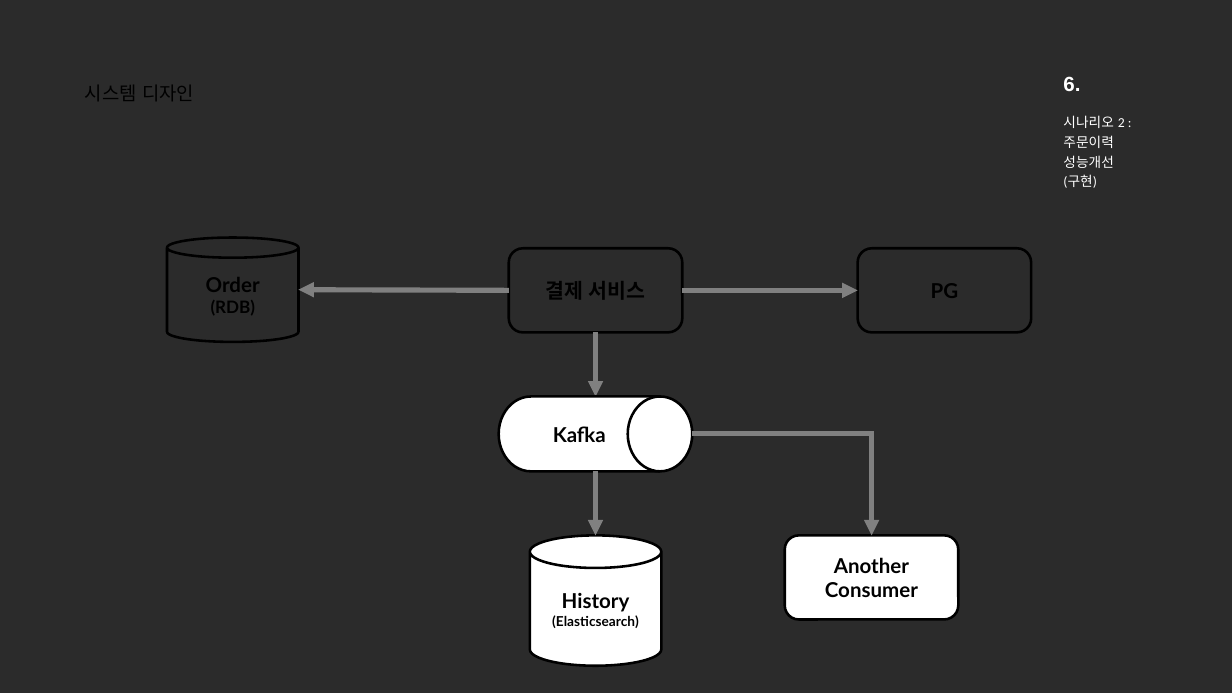
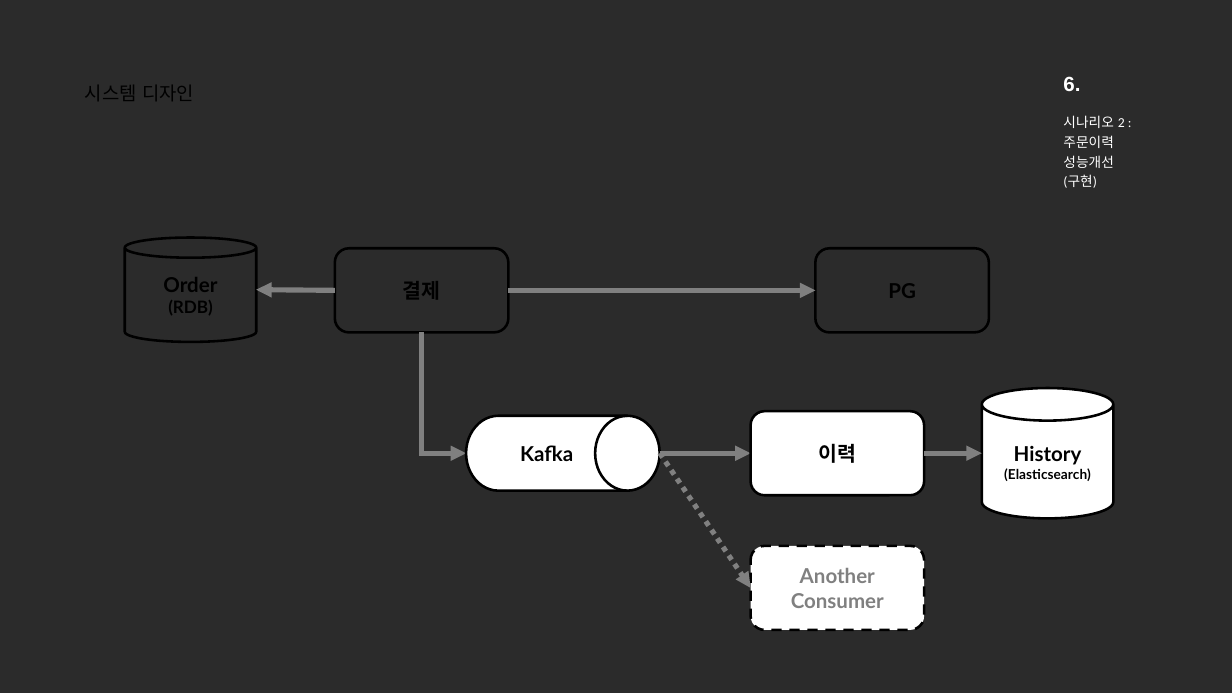
Before and after one commit to nayasis/fastcampus-hyper-webflux, a slide deck: slide 31 of 99.ppt/[Ch4-8. 결제 서비스 기능확장.pptx. Drawn at 1232x693 pixels with LibreOffice and Linux fonts; fonts in the diff are those of the drawing; background and template pictures are left out; a plain dark background stands for a picture behind light text. Boxes give left, top, right and bottom in pixels: in the first picture for what was removed or moved away, otherwise in the second. Text is boxed around its words. In the diff, an @@ line names an element or a change of style, - is before the commit and + after.

```diff
--- a/99.ppt/[Ch4-8. 결제 서비스 기능확장.pptx
+++ b/99.ppt/[Ch4-8. 결제 서비스 기능확장.pptx
@@ cylinder "Order": place and size @@
-cylinder "Order" at [168,238,299,342]
+cylinder "Order" at [124,238,256,342]
@@ rounded rectangle "결제": place and size @@
-rounded rectangle "결제" at [509,249,683,333]
+rounded rectangle "결제" at [335,249,509,333]
@@ rounded rectangle "PG": place and size @@
-rounded rectangle "PG" at [857,249,1031,333]
+rounded rectangle "PG" at [816,249,989,333]
@@ arrow moved from (509, 291) - (298, 290) to (335, 291) - (256, 290) @@
@@ text in rounded rectangle at [403,281,441,299]: text changed @@
-결제 서비스
+결제
@@ arrow moved from (683, 291) - (857, 291) to (509, 291) - (816, 291) @@
@@ arrow moved from (595, 333) - (595, 397) to (421, 333) - (466, 453) @@
@@ arrow (421, 333) - (466, 453): arrow to elbow arrow @@
@@ cylinder "History": place and size @@
-cylinder "History" at [530,536,662,667]
+cylinder "History" at [982,388,1114,519]
@@ flow chart magnetic drum "Kafka": place and size @@
-flow chart magnetic drum "Kafka" at [499,397,692,472]
+flow chart magnetic drum "Kafka" at [466,416,659,492]
@@ rounded rectangle added at [750,411,924,495], fill #FFFFFF, outline #000000 1.5 pt, 12 pt, text #000000, bold @@
+이력
@@ elbow arrow removed from (692, 434) to (871, 536) @@
@@ arrow moved from (595, 472) - (595, 536) to (660, 453) - (750, 453) @@
@@ arrow added from (660, 453) to (750, 588), #808080 3 pt dashed @@
@@ arrow added from (924, 453) to (982, 453), #808080 3 pt @@
@@ rounded rectangle "Another": place and size @@
-rounded rectangle "Another" at [785,536,958,620]
+rounded rectangle "Another" at [750,546,924,630]
@@ rounded rectangle "Another" at [750,546,924,630]: text colour #000000 to #808080; outline #000000 1.5 pt to #000000 1.5 pt dashed @@
```
Also in this commit, not shown: 1 other slide changed.
